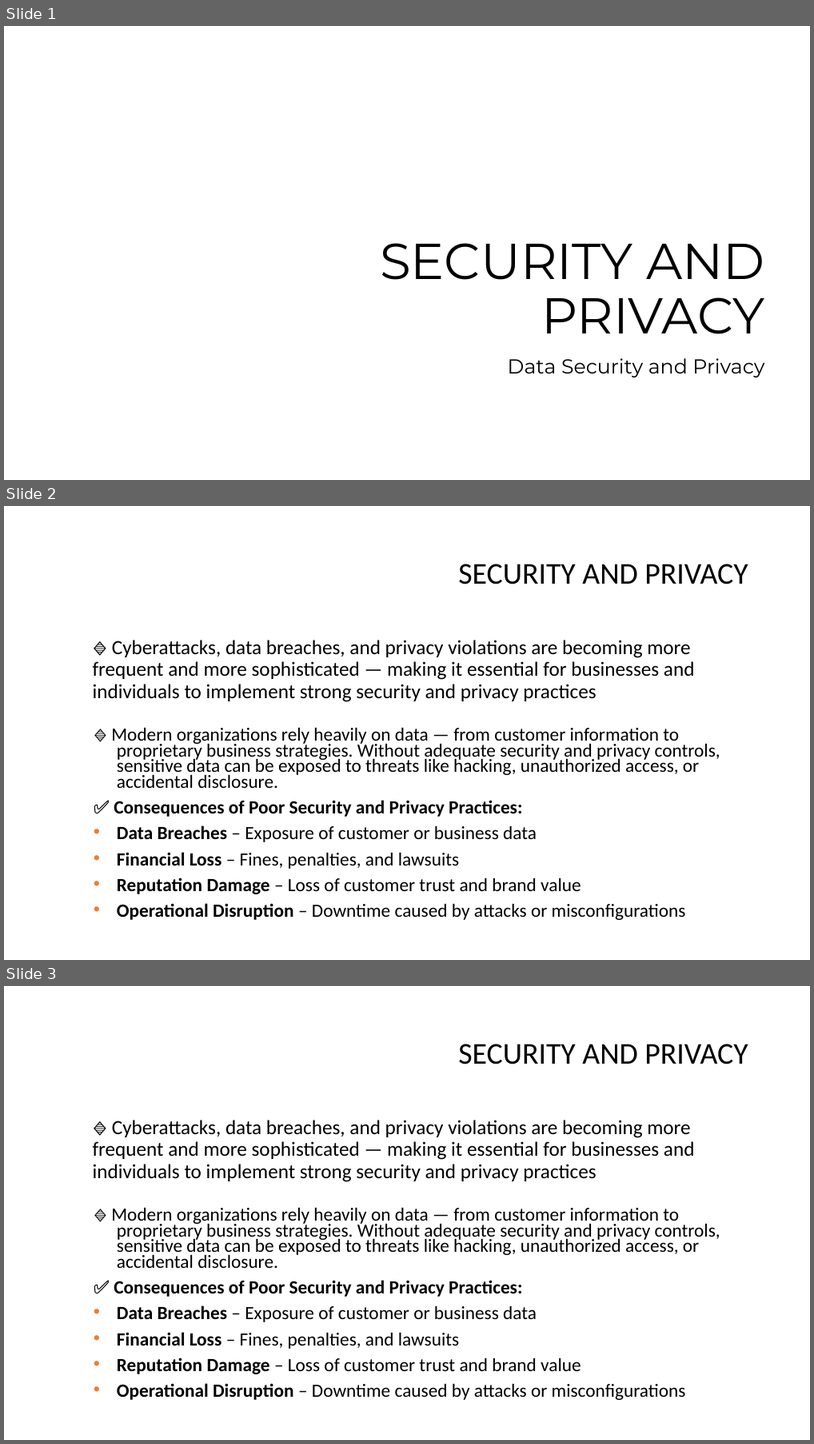
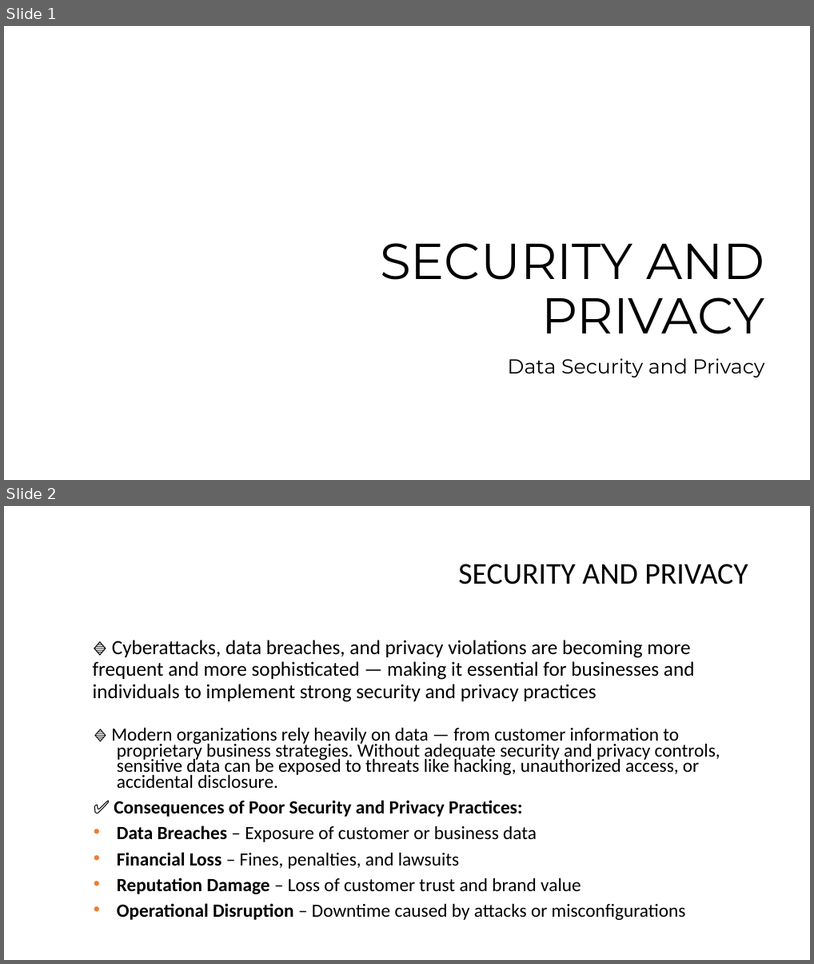
Before and after one commit to dinoDuvnjak/CTK, a slide deck: SHIFT4IT/security-and-privacy/security-and-privacy.pptx. Shown one above the other, each under a label of ours: slides 1, 2 and 3 before the commit, slides 1 and 2 after it. The pictures are 814x1444 and 814x964 pixels, drawn with LibreOffice and Linux fonts; fonts in the diff are those of the drawing; background and template pictures are left out. Boxes give left, top, right and bottom in pixels: in the first picture for what was removed or moved away, otherwise in the second. Text is boxed around its words. In the diff, an @@ line names an element or a change of style, - is before the commit and + after.

```diff
--- a/SHIFT4IT/security-and-privacy/security-and-privacy.pptx
+++ b/SHIFT4IT/security-and-privacy/security-and-privacy.pptx
@@ slide 2 removed at (4,506,810,960), background picture (left out) @@
@@ title removed at (458,564,748,584) @@
-SECURITY AND PRIVACY
@@ text removed at (93,640,695,702) @@
-🔹 Cyberattacks, data breaches, and privacy violations are becoming more frequent and more sophisticated — making it essential for businesses and individuals to implement strong security and privacy practices
@@ text removed at (111,727,721,920) @@
-🔹 Modern organizations rely heavily on data — from customer information to proprietary business strategies. Without adequate security and privacy controls, sensitive data can be exposed to threats like hacking, unauthorized access, or accidental disclosure.
-✅ Consequences of Poor Security and Privacy Practices:
-• Data Breaches – Exposure of customer or business data
-• Financial Loss – Fines, penalties, and lawsuits
-• Reputation Damage – Loss of customer trust and brand value
-• Operational Disruption – Downtime caused by attacks or misconfigurations
@@ what was slide 3 is now slide 2 @@
```
Also in this commit, not shown: 2 other slides removed, 2 other files.
